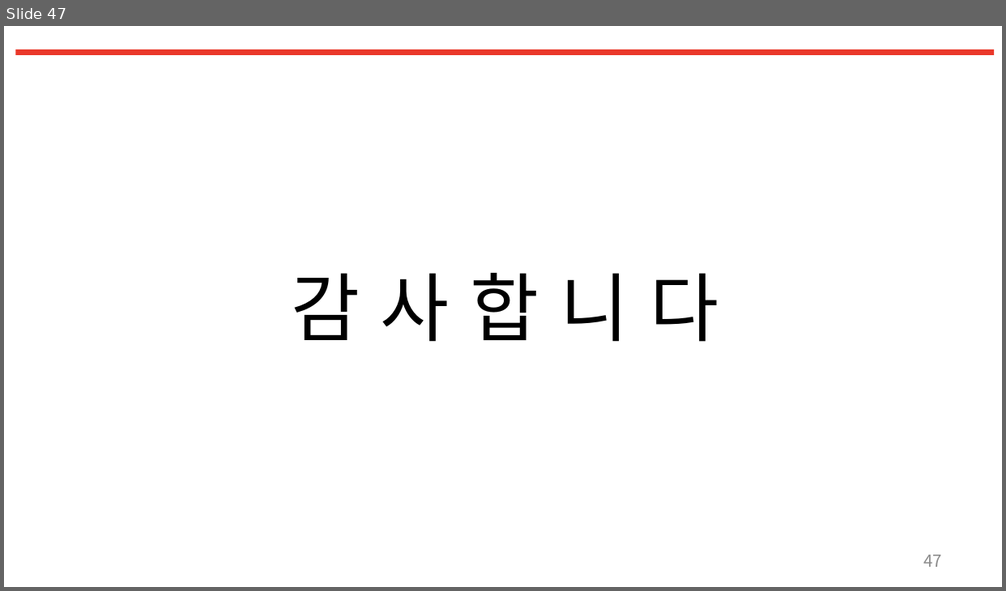
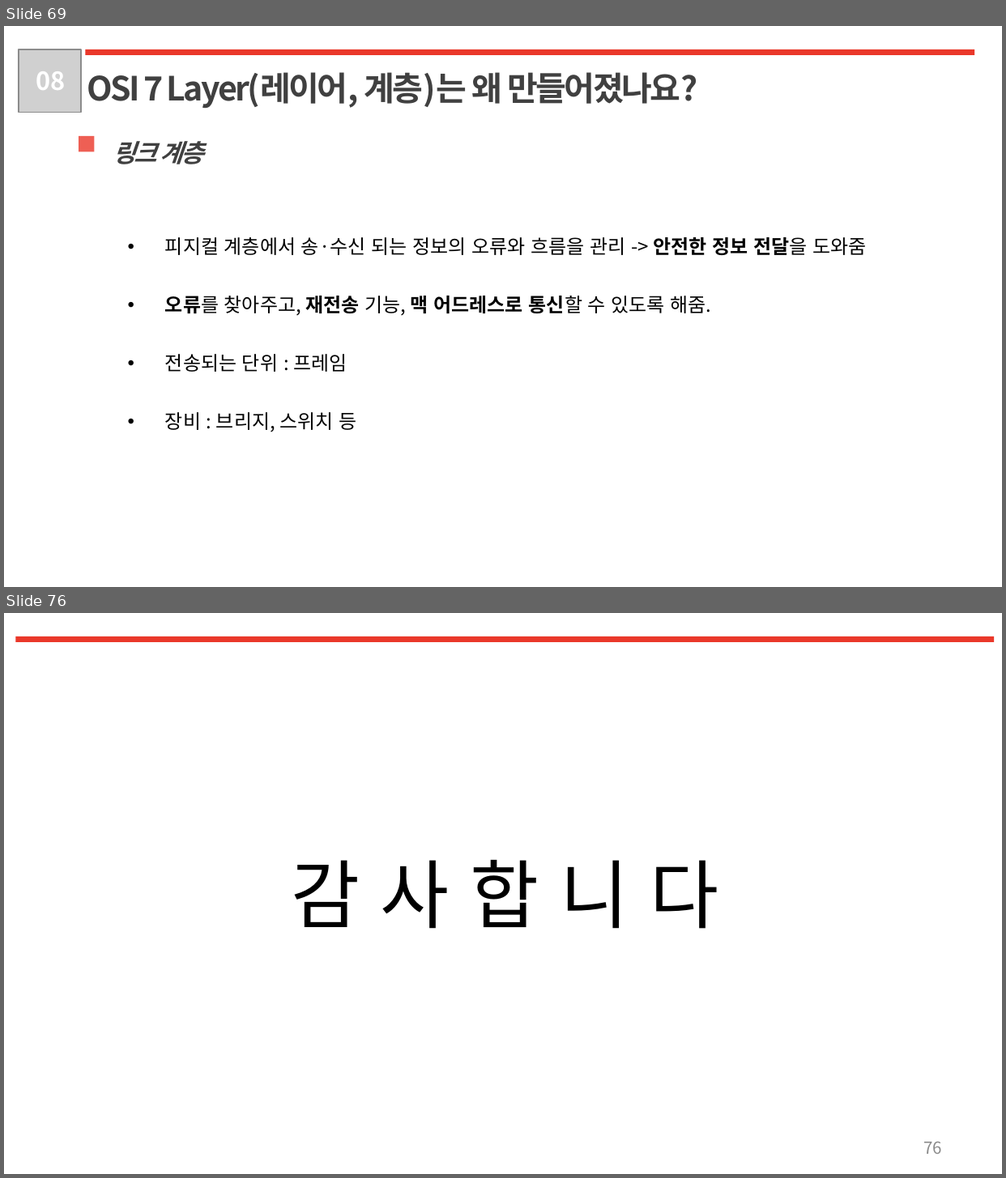
Before and after one commit to LeeSM0518/TIL, a slide deck: Network/Network_1week.pptx. Shown one above the other, each under a label of ours: slide 47 before the commit, slides 69 and 76 after it; the slides between them are not shown. The pictures are 1006x591 and 1006x1178 pixels, drawn with LibreOffice and Linux fonts; fonts in the diff are those of the drawing; grey boxes stand for pictures. Boxes give left, top, right and bottom in pixels: in the first picture for what was removed or moved away, otherwise in the second. Text is boxed around its words. In the diff, an @@ line names an element or a change of style, - is before the commit and + after.

```diff
--- a/Network/Network_1week.pptx
+++ b/Network/Network_1week.pptx
@@ slide 69 added at <box>4,26,1002,587</box>, background #FFFFFF @@
@@ picture added at <box>19,50,82,113</box> @@
@@ text added at <box>36,71,65,90</box>, 18 pt, text #FFFFFF, bold @@
+08
@@ rectangle added at <box>85,50,974,56</box>, fill #EA382A @@
@@ text added at <box>87,72,698,108</box>, 24 pt, text #404040, bold @@
+OSI 7 Layer(레이어, 계층)는 왜 만들어졌나요?
@@ rectangle added at <box>79,136,95,152</box>, fill #EE5F54 @@
@@ text added at <box>113,141,204,165</box>, 18 pt, text #404040, bold, italic @@
+링크 계층
@@ text added at <box>165,237,867,433</box>, 14 pt, text #000000 @@
+• 피지컬 계층에서 송·수신 되는 정보의 오류와 흐름을 관리 -> 안전한 정보 전달을 도와줌
+• 오류를 찾아주고, 재전송 기능, 맥 어드레스로 통신할 수 있도록 해줌.
+• 전송되는 단위 : 프레임
+• 장비 : 브리지, 스위치 등
@@ what was slide 47 is now slide 76 @@
@@ page number at <box>923,1142,942,1154</box>: text changed @@
-47
+76
```
Also in this commit, not shown: 30 other slides added, 2 slides removed, 4 other files.
